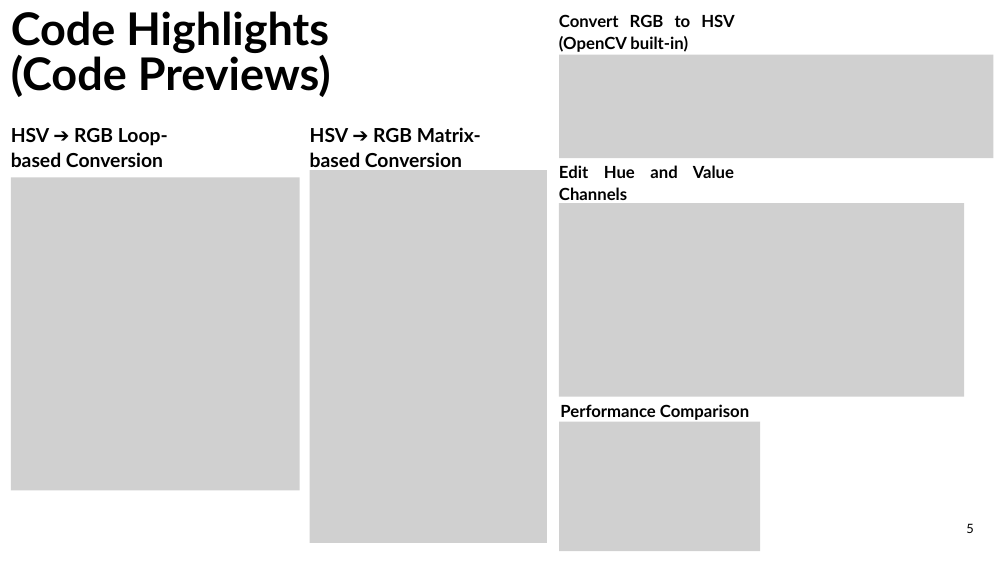
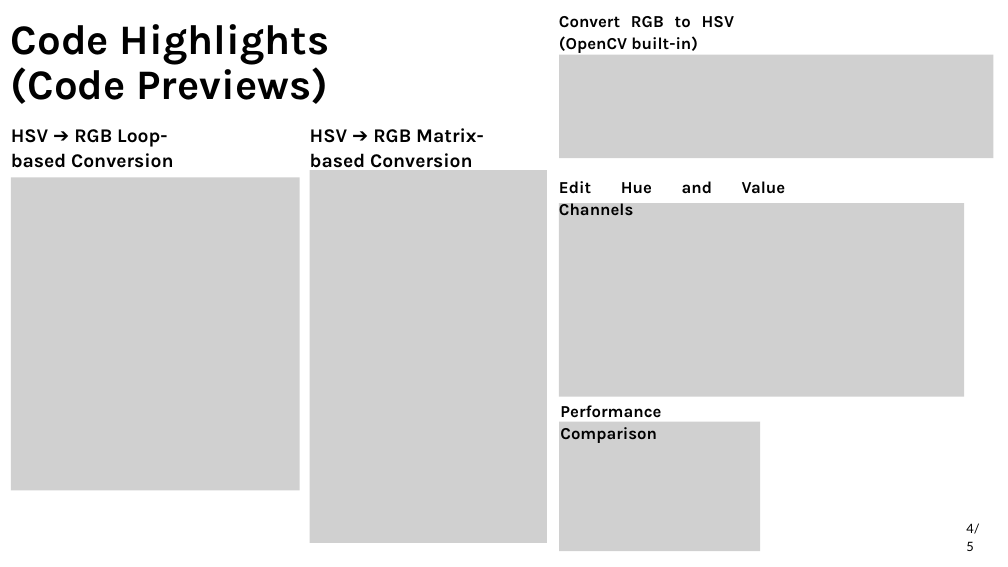
Before and after one commit to aaref5720/HSV-Adjustment-Tool, a slide deck: slide 5 of Presentation.pptx. Drawn at 1008x567 pixels with LibreOffice and Linux fonts; fonts in the diff are those of the drawing; grey boxes stand for pictures. Boxes give left, top, right and bottom in pixels: in the first picture for what was removed or moved away, otherwise in the second. Text is boxed around its words. In the diff, an @@ line names an element or a change of style, - is before the commit and + after.

```diff
--- a/Presentation.pptx
+++ b/Presentation.pptx
@@ text "Code Highlights (Code Previews)": place and size @@
-text "Code Highlights (Code Previews)" at box(11, 11, 331, 97)
+text "Code Highlights (Code Previews)" at box(11, 24, 330, 104)
@@ text "Code Highlights (Code Previews)" at box(11, 24, 330, 104): size 64.3 to 60 pt, font Lato to Karla @@
@@ font Lato to Karla in 5 elements at box(559, 16, 735, 53), box(11, 129, 174, 168), box(310, 128, 484, 172), box(560, 405, 661, 443), box(559, 181, 786, 194) @@
@@ text "Edit Hue and Value Channels": place and size @@
-text "Edit Hue and Value Channels" at box(559, 165, 734, 204)
+text "Edit Hue and Value Channels" at box(559, 181, 786, 194)
@@ text at box(966, 523, 979, 551): text changed @@
-5
+4/5
```
Also in this commit, not shown: 5 other slides changed, 1 slide added, 1 slide removed.
